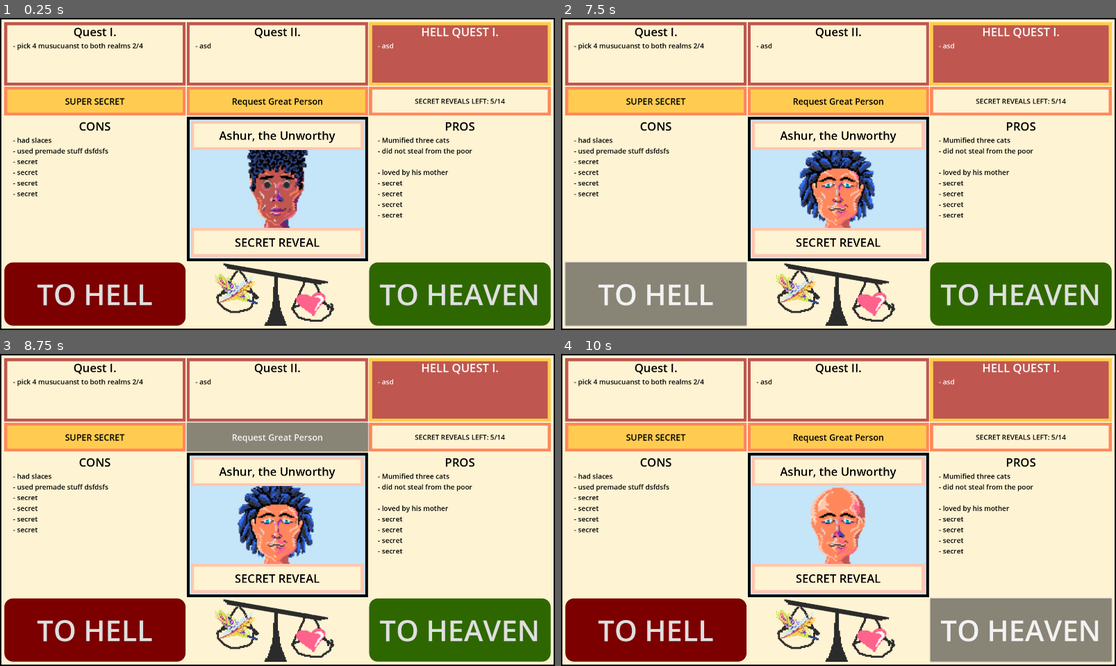
Above: before the commit, frames 1-4 (two rows, left to right).
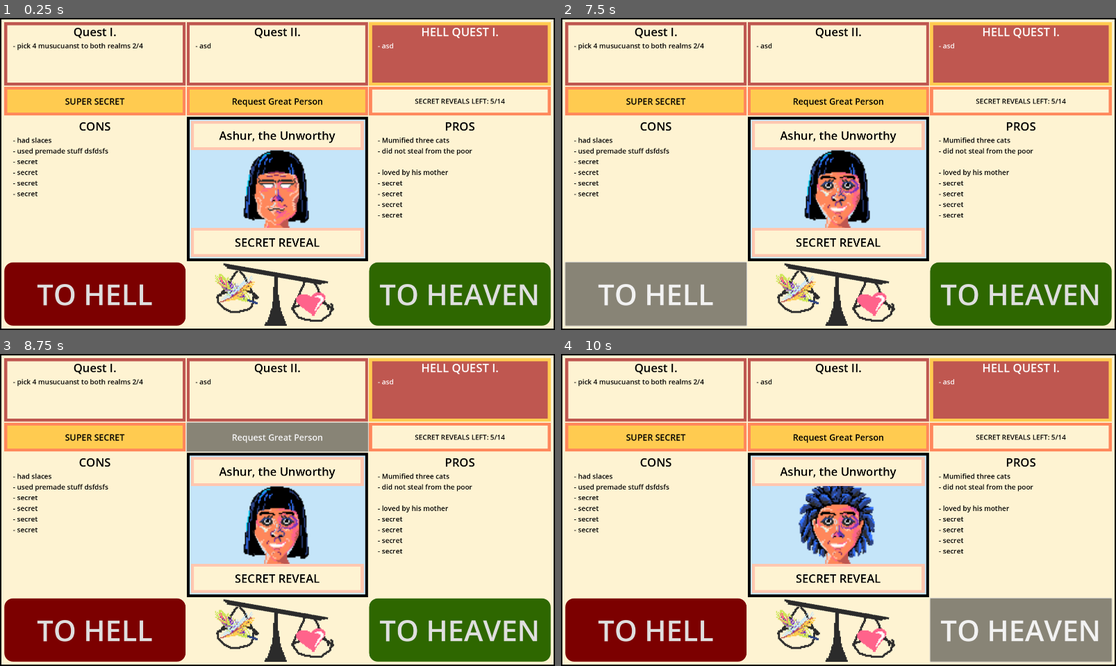
Above: after the commit, the same moments.

Repository: ekaktusz/anoobis
Game: Godot game, scene res://tinder_scene.tscn
Two runs of this game, one before a commit and one after it. Both use one fixed random seed, a clock stepped at 60 frames per second and the inputs below.
Inputs:
- Up to frame 1 (0.25 s): no input
- Up to frame 2 (7.5 s): click "SUPER SECRET" at 0.5 s; click "TO HELL" at 1.25 s; click "Request Great Person" at 2 s; click "TO HEAVEN" at 2.75 s; click "SUPER SECRET" at 3.5 s; click "TO HELL" at 4.25 s; click "Request Great Person" at 5 s; click "TO HEAVEN" at 5.75 s; click "SUPER SECRET" at 6.5 s; click "TO HELL" at 7.25 s
- Up to frame 3 (8.75 s): click "Request Great Person" at 8 s
- Up to frame 4 (10 s): click "TO HEAVEN" at 8.75 s; tap Enter at 9.5 s

The runs differ from the first frame. In frame 1, 2.3% of the frame differs, in the area x 43-56%, y 42-68%; in frame 2, 2.3%; in frame 3, 2.3%; in frame 4, 2.2%.

Commit message:
Face part asset loader added. Ugly

Diff:
--- a/character.gd
+++ b/character.gd
@@ -1,74 +1,63 @@
 extends AspectRatioContainer
 
-var hair_fronts : Array = [
-	null,
-	preload ("res://images/face_parts/hair_A_front.png"),
-	preload ("res://images/face_parts/hair_B_front.png"),
-	preload ("res://images/face_parts/hair_C_front.png"),
-	preload ("res://images/face_parts/hair_D_front.png"),
-]
 
-#TODO: the size should match worked around by padding with null
-var hair_backs : Array = [
-	null,
-	preload ("res://images/face_parts/hair_A_back.png"),
-	preload ("res://images/face_parts/hair_B_back.png"),
-	null,
-	null,
-]
+class Hair:
+	var hair_back : Resource
+	var hair_front : Resource
 
-var eyes : Array = [
-	preload ("res://images/face_parts/eyes_A.png"),
-	preload ("res://images/face_parts/eyes_B.png"),
-	preload ("res://images/face_parts/eyes_C.png"),
-	preload ("res://images/face_parts/eyes_D.png"),
-]
+var eyes : Array[Resource]
+var skins : Array[Resource]
+var noses : Array[Resource]
+var mouths : Array[Resource]
+var hairs : Array[Hair]
 
-#TODO: Skin tones are mashed together with skin shapes
-var skins : Array = [
-	preload ("res://images/face_parts/skin_A1.png"),
-	preload ("res://images/face_parts/skin_A2.png"),
-	preload ("res://images/face_parts/skin_B1.png"),
-	preload ("res://images/face_parts/skin_B2.png"),
-	preload ("res://images/face_parts/skin_C1.png"),
-	preload ("res://images/face_parts/skin_C2.png"),
-	preload ("res://images/face_parts/skin_D1.png"),
-	preload ("res://images/face_parts/skin_D2.png"),
-]
-
-var noses : Array = [
-	preload ("res://images/face_parts/nose_A.png"),
-	preload ("res://images/face_parts/nose_B.png"),
-	preload ("res://images/face_parts/nose_C.png"),
-	preload ("res://images/face_parts/nose_D.png"),
-]
-
-var mouths : Array = [
-	preload ("res://images/face_parts/mouth_A.png"),
-	preload ("res://images/face_parts/mouth_B.png"),
-	preload ("res://images/face_parts/mouth_C.png"),
-	preload ("res://images/face_parts/mouth_D.png"),
-]
-
-var current_hair_front_id : int
-var current_hair_back_id : int
+var current_hair_id : int
 var current_eye_id : int
 var current_skin_id : int
 var current_nose_id : int
 var current_mouth_id : int
 
+func _ready() -> void:
+	var face_parts_folder = "res://images/face_parts/"
+	var dir = DirAccess.open(face_parts_folder)
 
-func _ready() -> void:
+	dir.list_dir_begin()
+	var file_name = dir.get_next()
+	while (file_name != ""):
+		if file_name.ends_with("png"):
+			if file_name.begins_with("eyes"):
+				eyes.push_back(load(face_parts_folder+file_name))
+			elif file_name.begins_with("mouth"):
+				mouths.push_back(load(face_parts_folder+file_name))
+			elif file_name.begins_with("nose"):
+				noses.push_back(load(face_parts_folder+file_name))
+			elif file_name.begins_with("skin"):
+				skins.push_back(load(face_parts_folder+file_name))
+			elif file_name.begins_with("hair"):
+				if file_name.ends_with("_front.png"):
+					var hair = Hair.new()
+					hair.hair_front = load(face_parts_folder+file_name)
+					var filename_parts = file_name.split('_')
+					var back_variant = filename_parts[0] + "_" + filename_parts[1] + "_back.png"
+					print(back_variant)
+					if dir.file_exists(back_variant):
+						hair.hair_back =  load(face_parts_folder+back_variant)
+					else:
+						hair.hair_back = null
+
+					hairs.push_back(hair)
+				elif file_name.ends_with("_end.png"):
+					pass
+		file_name = dir.get_next()
+
 	randomize()
 	_set_random_parts()
 
 
 func _set_next_hair() -> void:
-	current_hair_front_id = (current_hair_front_id + 1)%hair_fronts.size()
-	$FrontHairTexture.texture = hair_fronts[current_hair_front_id]
-
-	current_hair_back_id = (current_hair_back_id + 1)%hair_backs.size()
-	$BackHairTexture.texture = hair_backs[current_hair_back_id]
+	current_hair_id = (current_hair_id + 1)%hairs.size()
+	$FrontHairTexture.texture = hairs[current_hair_id].hair_front
+	$BackHairTexture.texture = hairs[current_hair_id].hair_back
 
 
 func _set_next_eye() -> void:
@@ -92,11 +81,10 @@
 
 
 func _set_random_parts() -> void:
-	var rand_hair = randi()%hair_fronts.size()
-	current_hair_front_id = rand_hair
-	current_hair_back_id = rand_hair
-	$FrontHairTexture.texture = hair_fronts[current_hair_front_id]
-	$BackHairTexture.texture = hair_backs[current_hair_back_id]
+	var rand_hair = randi()%hairs.size()
+
+	$FrontHairTexture.texture = hairs[rand_hair].hair_front
+	$BackHairTexture.texture = hairs[rand_hair].hair_back
 
 	current_eye_id = randi()%eyes.size()
 	$EyesTexture.texture = eyes[current_eye_id]
